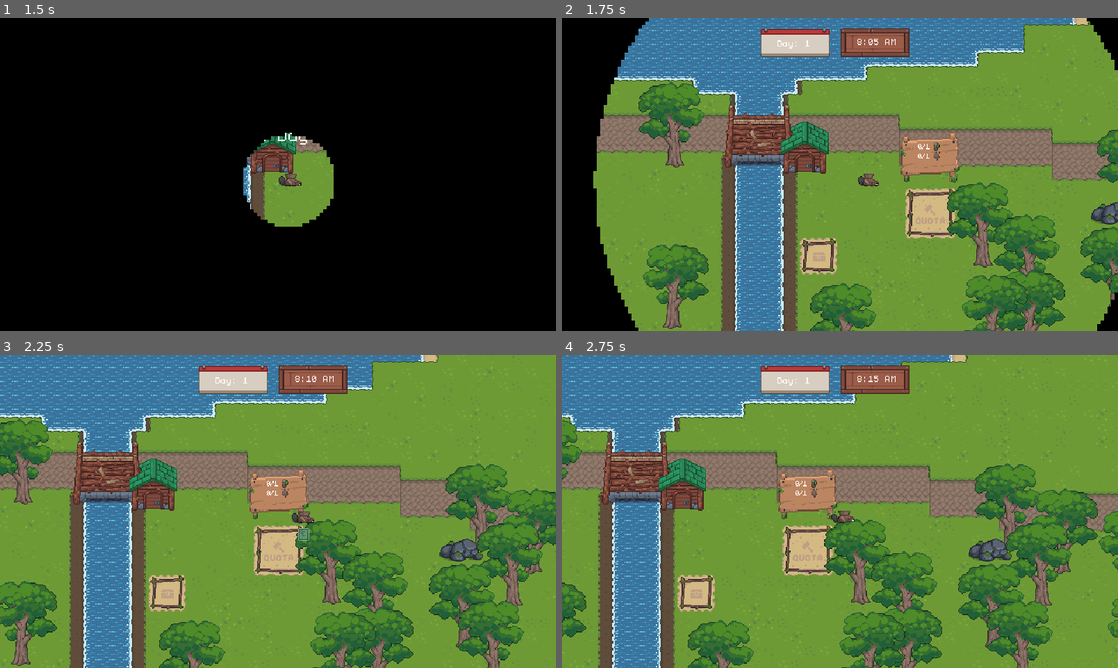
Above: before the commit, frames 1-4 (two rows, left to right).
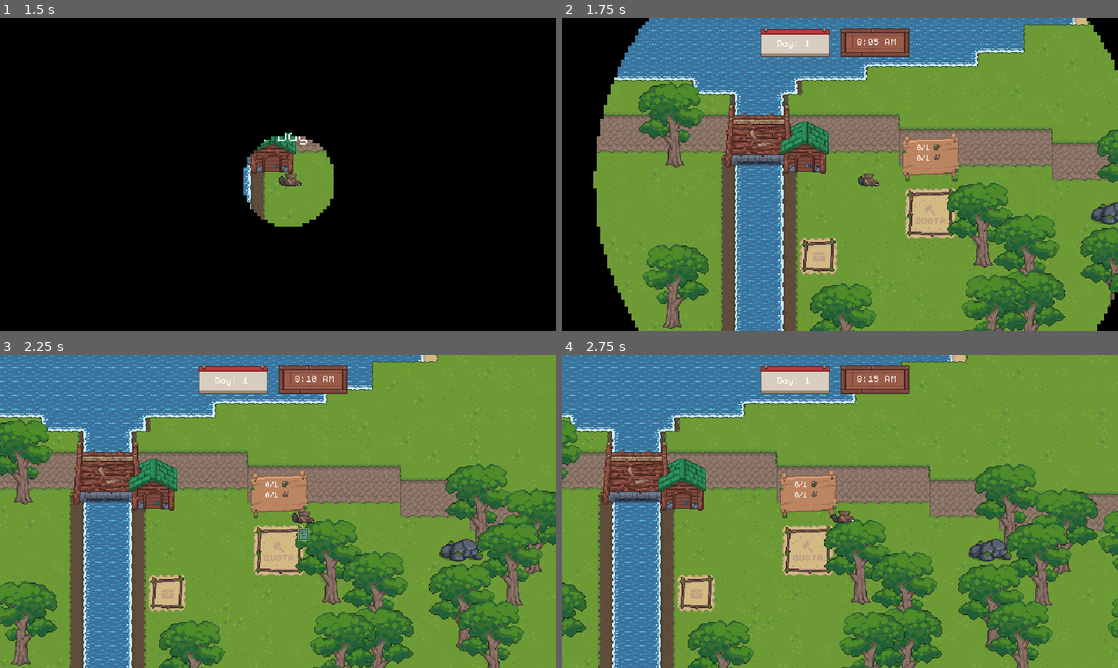
Above: after the commit, the same moments.

Repository: Juniper19/beaver-game
Game: Godot game, scene res://menu/main_menu.tscn
The game is run twice, just before and just after one commit, with the same random seed, the same clock (stepped at 60 frames per second) and the same inputs. The engine's default icon, where the game draws it, is replaced by a stand-in: a white triangle on a blue panel in a dark square. Sound files missing from this copy of the repository are replaced by a short silence.
Inputs (mouse positions are in pixels of both pictures, inside the frame that each line leads up to):
- Up to frame 1 (1.5 s): click "Play" at 0.5 s; tap Enter (ui_accept) at 1.25 s; move the mouse to (400, 158) at 1.27 s; hold D (move_right) from 1.28 s (still down); hold Q (drop_item) from 1.28 s (still down)
- Up to frame 2 (1.75 s): keep holding D (move_right); keep holding Q (drop_item); tap Enter (ui_accept) at 1.52 s
- Up to frame 3 (2.25 s): move the mouse to (166, 527) at 2.02 s; release D (move_right) at 2.03 s; release Q (drop_item) at 2.03 s; hold Down (cycle_down) from 2.03 s (still down); tap E (interact) at 2.1 s
- Up to frame 4 (2.75 s): keep holding Down (cycle_down); tap Enter (ui_accept) at 2.27 s

Frame 1 is identical in both runs. In frame 2, 0.4% of the frame differs, in the area x 60-72%, y 36-53%; in frame 3, 0.4%; in frame 4, 0.4%.

Commit message:
Audiomanager fix

Diff:
--- a/Audio/audio_manager.gd
+++ b/Audio/audio_manager.gd
@@ -143,6 +143,15 @@
 		$InsideMusic.play()
 		$InsideMusic.finished.connect($InsideMusic.play)
 
+func stopAllMusic():
+	$Music1.stop()
+	$Music2.stop()
+	$InsideMusic.stop()
+
+func stopOverworldMusic():
+	$Music1.stop()
+	$Music2.stop()
+
 func stopInsideMusic():
 	$InsideMusic.stop()
 
--- a/Day and night/day_night_manager.tscn
+++ b/Day and night/day_night_manager.tscn
@@ -55,10 +55,10 @@
 anchors_preset = 2
 anchor_top = 1.0
 anchor_bottom = 1.0
-offset_left = 29.0
-offset_top = -15.0
-offset_right = 69.0
-offset_bottom = 4.0
+offset_left = 12.0
+offset_top = -29.0
+offset_right = 52.0
+offset_bottom = -10.0
 grow_vertical = 0
-theme_override_font_sizes/font_size = 24
+theme_override_font_sizes/font_size = 16
 metadata/_edit_use_anchors_ = true
--- a/Doors/outdoor.tscn
+++ b/Doors/outdoor.tscn
@@ -12,7 +12,7 @@
 color = Color(0.49019608, 0.6901961, 1, 1)
 
 [node name="Door" parent="." instance=ExtResource("2_3oati")]
-target_scene = "uid://dh7xd633s68f5"
+target_scene = 0
 
 [node name="Player" parent="." instance=ExtResource("1_qm7mk")]
 position = Vector2(216, 192)
--- a/global/scene_manager.gd
+++ b/global/scene_manager.gd
@@ -65,7 +65,7 @@
 		await transition_node.finished
 
 	if target_scene != Scene.WORLD:
-		AudioManager.stopMusic1()
+		AudioManager.stopOverworldMusic()
 		if target_scene == Scene.INSIDE_DAM:
 			if GlobalStats.DayOne == true:
 				GlobalStats.DayOne = false
--- a/interactables/QuotaBoard/QuotaBoard.tscn
+++ b/interactables/QuotaBoard/QuotaBoard.tscn
@@ -3,11 +3,11 @@
 [ext_resource type="Script" uid="uid://dlw7yh385jns4" path="res://interactables/QuotaBoard/quota_board.gd" id="1_kd02m"]
 [ext_resource type="Texture2D" uid="uid://b3wimdrlsm0m4" path="res://art_assets/icon_1.png" id="2_g838p"]
 [ext_resource type="PackedScene" uid="uid://dwafgcp2uqbfl" path="res://interactables/interaction_area.tscn" id="2_ggoti"]
-[ext_resource type="Texture2D" uid="uid://r726hfifb1ov" path="res://art_assets/task_board.png" id="3_ggoti"]
 [ext_resource type="Texture2D" uid="uid://dj77xs3evvd60" path="res://art_assets/icon_2.png" id="3_lpsny"]
 [ext_resource type="Texture2D" uid="uid://b1tijf34pup4g" path="res://art_assets/icon_3.png" id="4_7tna5"]
 [ext_resource type="Texture2D" uid="uid://c2dh1b1awu2tc" path="res://art_assets/icon_5.png" id="5_hc7cm"]
 [ext_resource type="Texture2D" uid="uid://cwf488mhirgal" path="res://art_assets/icon_4.png" id="6_bb7ti"]
+[ext_resource type="Texture2D" uid="uid://b25rr0wtrsjrr" path="res://art_assets/larger_board.png" id="8_lpsny"]
 [ext_resource type="FontFile" uid="uid://2fr4cmq5dle5" path="res://monogram.ttf" id="9_lpsny"]
 
 [sub_resource type="RectangleShape2D" id="RectangleShape2D_ggoti"]
@@ -27,8 +27,7 @@
 [node name="InteractionArea" parent="." instance=ExtResource("2_ggoti")]
 
 [node name="Sprite2D" type="Sprite2D" parent="InteractionArea"]
-scale = Vector2(1.16, 1.16)
-texture = ExtResource("3_ggoti")
+texture = ExtResource("8_lpsny")
 
 [node name="CollisionShape2D" type="CollisionShape2D" parent="InteractionArea"]
 shape = SubResource("RectangleShape2D_ggoti")
@@ -80,11 +79,12 @@
 layout_mode = 2
 size_flags_horizontal = 4
 theme_override_fonts/font = ExtResource("9_lpsny")
-theme_override_font_sizes/font_size = 12
+theme_override_font_sizes/font_size = 13
 text = "Wood"
 
 [node name="TextureRect" type="TextureRect" parent="InteractionArea/PhysicalPanelContainer/HBoxContainer/VBoxContainerLeft/HBoxLeft1"]
 layout_mode = 2
+stretch_mode = 5
 
 [node name="HBoxLeft2" type="HBoxContainer" parent="InteractionArea/PhysicalPanelContainer/HBoxContainer/VBoxContainerLeft"]
 unique_name_in_owner = true
@@ -94,11 +94,12 @@
 [node name="Label" type="Label" parent="InteractionArea/PhysicalPanelContainer/HBoxContainer/VBoxContainerLeft/HBoxLeft2"]
 layout_mode = 2
 size_flags_horizontal = 4
-theme_override_font_sizes/font_size = 12
+theme_override_font_sizes/font_size = 13
 text = "Mud"
 
 [node name="TextureRect" type="TextureRect" parent="InteractionArea/PhysicalPanelContainer/HBoxContainer/VBoxContainerLeft/HBoxLeft2"]
 layout_mode = 2
+stretch_mode = 5
 
 [node name="HBoxLeft3" type="HBoxContainer" parent="InteractionArea/PhysicalPanelContainer/HBoxContainer/VBoxContainerLeft"]
 unique_name_in_owner = true
@@ -108,11 +109,12 @@
 [node name="Label" type="Label" parent="InteractionArea/PhysicalPanelContainer/HBoxContainer/VBoxContainerLeft/HBoxLeft3"]
 layout_mode = 2
 size_flags_horizontal = 4
-theme_override_font_sizes/font_size = 12
+theme_override_font_sizes/font_size = 13
 text = "Stone"
 
 [node name="TextureRect" type="TextureRect" parent="InteractionArea/PhysicalPanelContainer/HBoxContainer/VBoxContainerLeft/HBoxLeft3"]
 layout_mode = 2
+stretch_mode = 5
 
 [node name="VBoxContainerRight" type="VBoxContainer" parent="InteractionArea/PhysicalPanelContainer/HBoxContainer"]
 layout_mode = 2
@@ -130,11 +132,12 @@
 [node name="Label" type="Label" parent="InteractionArea/PhysicalPanelContainer/HBoxContainer/VBoxContainerRight/HBoxRight1"]
 layout_mode = 2
 size_flags_horizontal = 4
-theme_override_font_sizes/font_size = 12
+theme_override_font_sizes/font_size = 13
 text = "Wood"
 
 [node name="TextureRect" type="TextureRect" parent="InteractionArea/PhysicalPanelContainer/HBoxContainer/VBoxContainerRight/HBoxRight1"]
 layout_mode = 2
+stretch_mode = 5
 
 [node name="HBoxRight2" type="HBoxContainer" parent="InteractionArea/PhysicalPanelContainer/HBoxContainer/VBoxContainerRight"]
 unique_name_in_owner = true
@@ -144,11 +147,12 @@
 [node name="Label" type="Label" parent="InteractionArea/PhysicalPanelContainer/HBoxContainer/VBoxContainerRight/HBoxRight2"]
 layout_mode = 2
 size_flags_horizontal = 4
-theme_override_font_sizes/font_size = 12
+theme_override_font_sizes/font_size = 13
 text = "Mud"
 
 [node name="TextureRect" type="TextureRect" parent="InteractionArea/PhysicalPanelContainer/HBoxContainer/VBoxContainerRight/HBoxRight2"]
 layout_mode = 2
+stretch_mode = 5
 
 [node name="HBoxRight3" type="HBoxContainer" parent="InteractionArea/PhysicalPanelContainer/HBoxContainer/VBoxContainerRight"]
 unique_name_in_owner = true
@@ -159,11 +163,12 @@
 visible = false
 layout_mode = 2
 size_flags_horizontal = 4
-theme_override_font_sizes/font_size = 22
+theme_override_font_sizes/font_size = 13
 text = "Stone"
 
 [node name="TextureRect" type="TextureRect" parent="InteractionArea/PhysicalPanelContainer/HBoxContainer/VBoxContainerRight/HBoxRight3"]
 layout_mode = 2
+stretch_mode = 5
 
 [node name="OtherUI" type="CanvasLayer" parent="InteractionArea"]
 
Binary file added: art_assets/larger_board.png
Not shown, added: art_assets/larger_board.png.import
